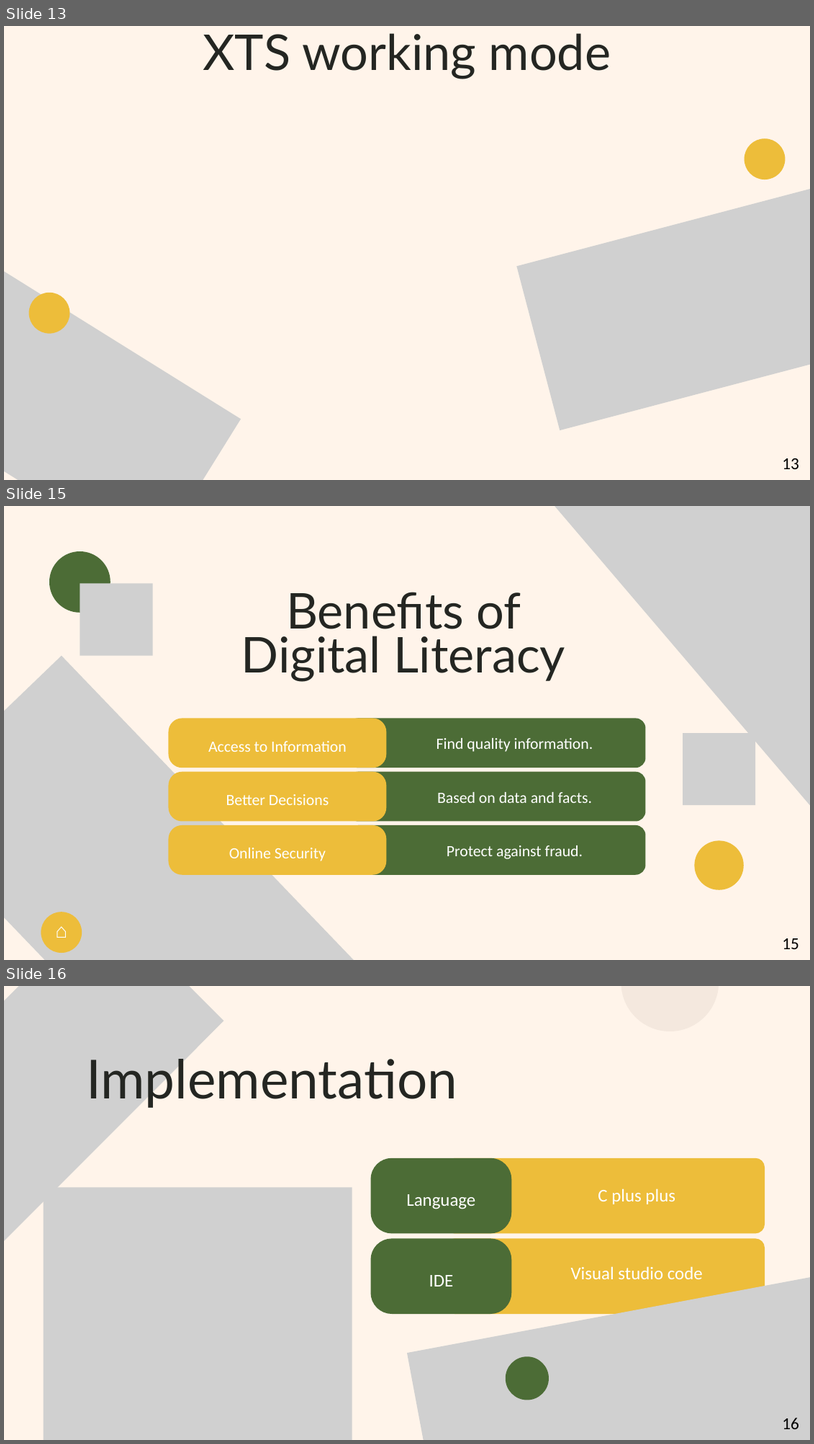
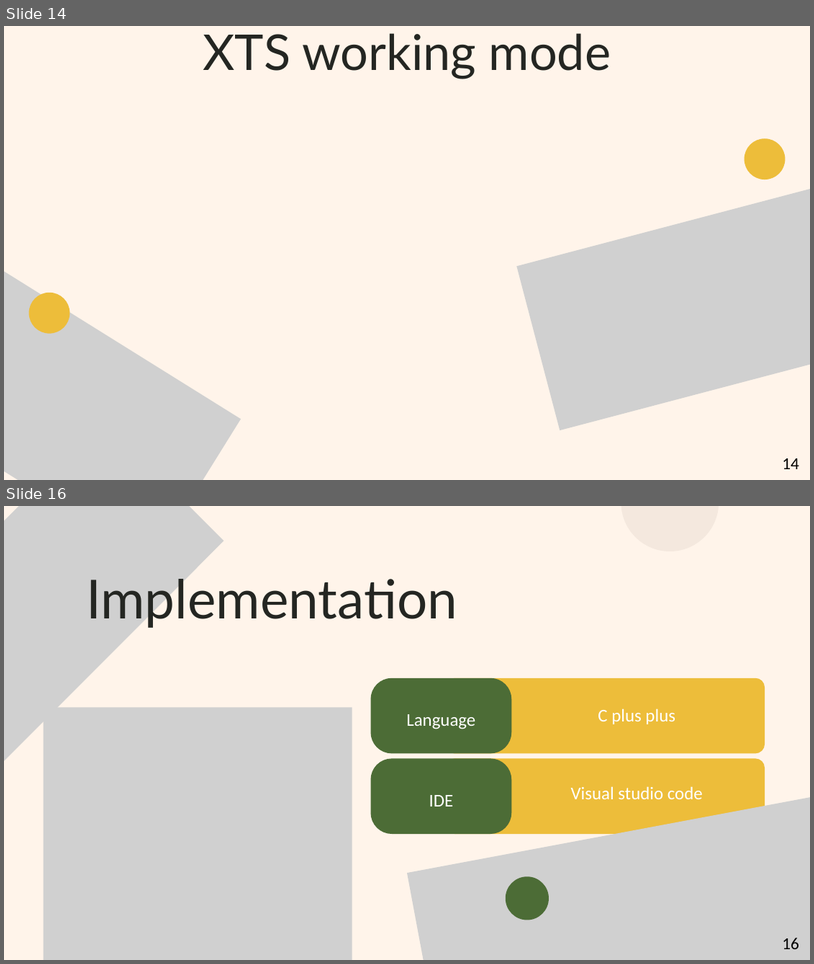
Before and after one commit to nokiddig/AES-XTS-Custom, a slide deck: Slide/Green and Yellow Illustration Digital Literacy Presentation.pptx. Shown one above the other, each under a label of ours: slides 13, 15 and 16 before the commit, slides 14 and 16 after it; the slides between them are not shown. The pictures are 814x1444 and 814x964 pixels, drawn with LibreOffice and Linux fonts; fonts in the diff are those of the drawing; grey boxes stand for pictures; background and template pictures are left out. Boxes give left, top, right and bottom in pixels: in the first picture for what was removed or moved away, otherwise in the second. Text is boxed around its words. In the diff, an @@ line names an element or a change of style, - is before the commit and + after.

```diff
--- a/Slide/Green and Yellow Illustration Digital Literacy Presentation.pptx
+++ b/Slide/Green and Yellow Illustration Digital Literacy Presentation.pptx
@@ slide 15 removed at (4,506,810,960), background #FFF4EA @@
@@ picture removed at (515,506,810,859) @@
@@ freeform shape removed at (49,551,110,612) @@
@@ picture removed at (80,584,153,656) @@
@@ text removed at (242,592,566,682) @@
-Benefits of Digital Literacy
@@ picture removed at (4,656,473,960) @@
@@ freeform shape removed at (168,718,386,767) @@
@@ freeform shape removed at (348,718,646,767) @@
@@ text removed at (208,741,347,752) @@
-Access to Information
@@ text removed at (437,738,594,752) @@
-Find quality information.
@@ picture removed at (683,733,756,805) @@
@@ picture removed at (701,745,734,789) @@
@@ freeform shape removed at (168,771,386,821) @@
@@ freeform shape removed at (348,771,646,821) @@
@@ text removed at (226,794,329,805) @@
-Better Decisions
@@ text removed at (437,792,592,803) @@
-Based on data and facts.
@@ freeform shape removed at (168,825,386,875) @@
@@ freeform shape removed at (348,825,646,875) @@
@@ text removed at (229,847,326,861) @@
-Online Security
@@ text removed at (447,845,584,859) @@
-Protect against fraud.
@@ freeform shape removed at (694,840,744,890) @@
@@ freeform shape removed at (41,911,82,952) @@
@@ text removed at (45,920,77,949) @@
-⌂
@@ page number removed at (782,938,800,949) @@
-15
@@ what was slide 13 is now slide 14 @@
@@ page number at (782,458,800,469): text changed @@
-13
+14
```
Also in this commit, not shown: 9 slides changed, 6 slides added, 3 other slides removed, 14 other files.
